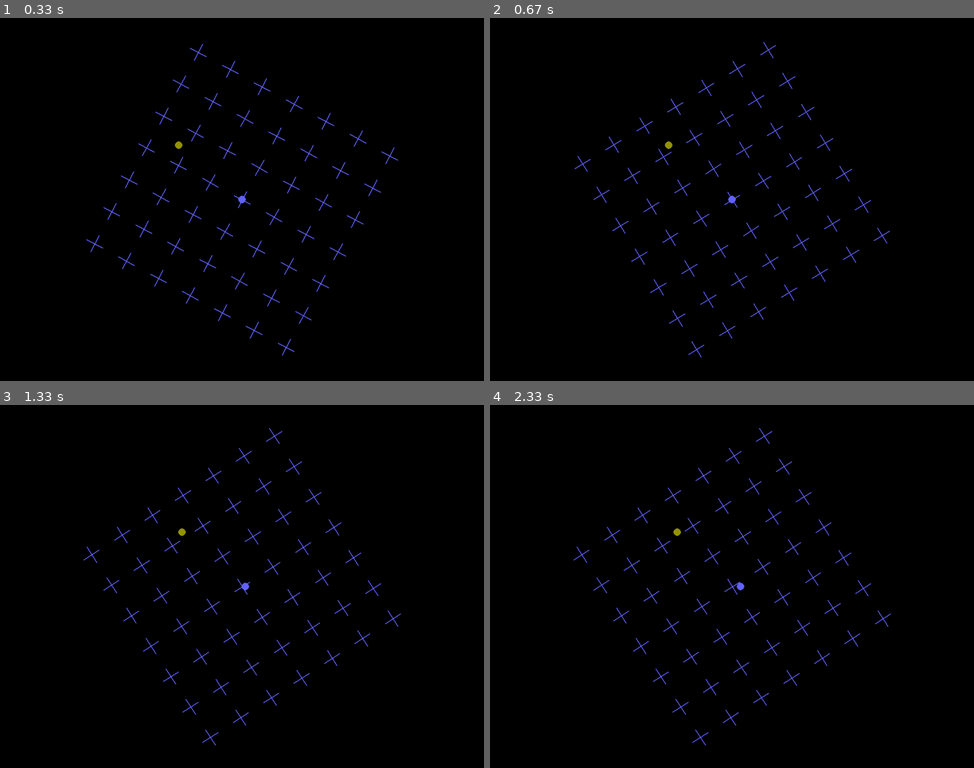
Above: before the commit, frames 1-4 (two rows, left to right).
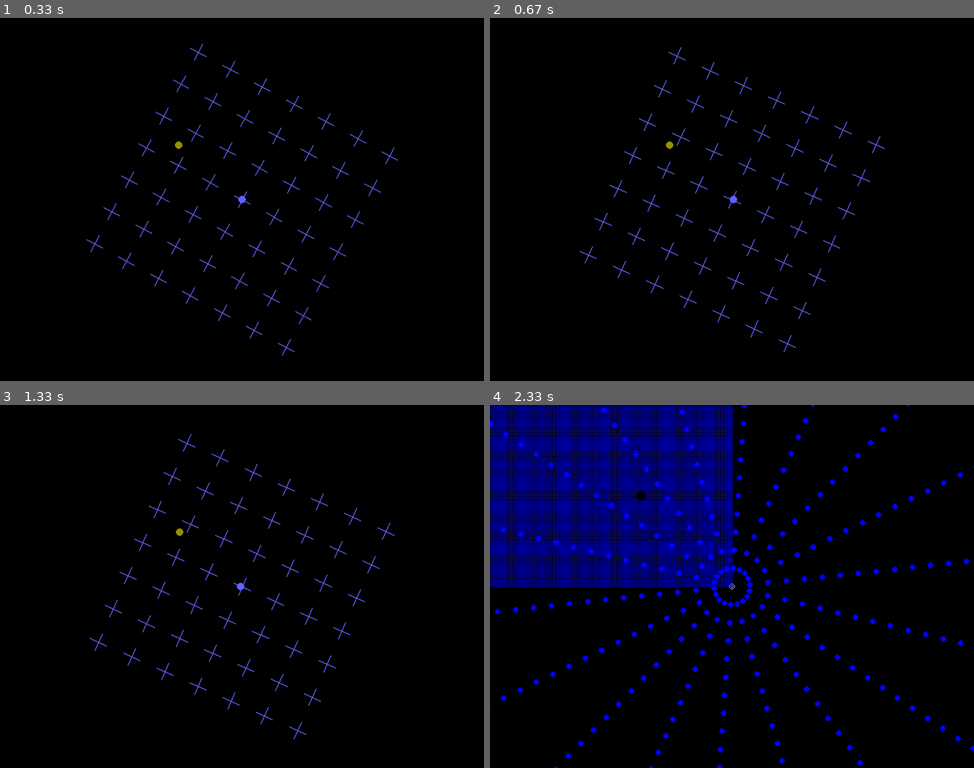
Above: after the commit, the same moments.

Repository: Franck-Dernoncourt/MIB
Game: pygame game, started from src/main.py
The game is run twice, just before and just after one commit, with the same random seed, the same clock (stepped at 60 frames per second) and the same inputs. The source is Python 2; it was converted automatically to run under Python 3.
Inputs (mouse positions are in pixels of both pictures, inside the frame that each line leads up to):
- Up to frame 1 (0.33 s): type "Ann (at the terminal prompt)" at 0 s
- Up to frame 2 (0.67 s): press the mouse at (736, 224) at 0.37 s; move the mouse to (673, 214) at 0.47 s; release the mouse at (615, 203) at 0.6 s
- Up to frame 3 (1.33 s): tap 1 at 0.67 s; press the mouse at (246, 611) at 1.03 s; move the mouse to (246, 535) at 1.13 s; release the mouse at (251, 463) at 1.27 s
- Up to frame 4 (2.33 s): press the mouse at (736, 611) at 1.37 s; move the mouse to (736, 619) at 1.47 s; release the mouse at (736, 622) at 1.6 s; press the mouse at (736, 611) at 1.7 s; move the mouse to (794, 626) at 1.8 s; release the mouse at (857, 644) at 1.93 s; press the mouse at (736, 611) at 2.03 s; move the mouse to (794, 582) at 2.13 s; release the mouse at (857, 553) at 2.27 s

Frame 1 is identical in both runs. In frame 2, 2.7% of the frame differs, in the area x 17-83%, y 6-94%; in frame 3, 2.7%; in frame 4, 23%, in the area x 0-100%, y 0-100%.

Commit message:
Improvement of keystrokes recording

Diff:
--- a/src/illusions/exp1.py
+++ b/src/illusions/exp1.py
@@ -64,13 +64,13 @@
         if event.type == QUIT or (event.type == KEYDOWN and event.key == K_ESCAPE):
             return True, frames, show
         elif event.type == MOUSEBUTTONDOWN:
-            return False, 0, False
+            return True, 0, False
         elif event.type == MOUSEBUTTONUP:
             return False, 0, True
         elif (event.type == KEYDOWN and event.key == K_1):
             # Write result file's headers
             experiment_env["result_file"].write(experiment_env["subject_name"] + experiment_env["separator"] + str(experiment_env["experiment_number"]) + experiment_env["separator"] + '1' + experiment_env["separator"] + str(timestamp) + '\n')
-            return True, frames, show
+            return False, frames, show
 
     return False, frames, show
 
--- a/src/illusions/exp2.py
+++ b/src/illusions/exp2.py
@@ -75,8 +75,13 @@
         done = False
         while not done:
             for event in pygame.event.get():
-                if event.type in (QUIT, KEYDOWN, MOUSEBUTTONDOWN):
+                if event.type in (QUIT, MOUSEBUTTONDOWN):
                     done = True
+                if (event.type == KEYDOWN and event.key == K_1):
+                    # Write result file's headers
+                    timestamp = pygame.time.get_ticks() - t0
+                    experiment_env["result_file"].write(experiment_env["subject_name"] + experiment_env["separator"] + str(experiment_env["experiment_number"]) + experiment_env["separator"] + '1' + experiment_env["separator"] + str(timestamp) + '\n')
+
 
             surf.fill(bg_color)
             t = (pygame.time.get_ticks() - t0)/1000.0
--- a/src/illusions/exp3.py
+++ b/src/illusions/exp3.py
@@ -71,8 +71,13 @@
         done = False
         while not done:
             for event in pygame.event.get():
-                if event.type in (QUIT, KEYDOWN, MOUSEBUTTONDOWN):
+                if event.type in (QUIT, MOUSEBUTTONDOWN):
                     done = True
+                if (event.type == KEYDOWN and event.key == K_1):
+                    # Write result file's headers
+                    timestamp = pygame.time.get_ticks() - t0
+                    experiment_env["result_file"].write(experiment_env["subject_name"] + experiment_env["separator"] + str(experiment_env["experiment_number"]) + experiment_env["separator"] + '1' + experiment_env["separator"] + str(timestamp) + '\n')
+
 
             surf.fill(bg_color)
             t = (pygame.time.get_ticks() - t0)/1000.0
--- a/src/illusions/exp4.py
+++ b/src/illusions/exp4.py
@@ -77,8 +77,13 @@
         done = False
         while not done:
             for event in pygame.event.get():
-                if event.type in (QUIT, KEYDOWN, MOUSEBUTTONDOWN):
+                if event.type in (QUIT, MOUSEBUTTONDOWN):
                     done = True
+                if (event.type == KEYDOWN and event.key == K_1):
+                    # Write result file's headers
+                    timestamp = pygame.time.get_ticks() - t0
+                    experiment_env["result_file"].write(experiment_env["subject_name"] + experiment_env["separator"] + str(experiment_env["experiment_number"]) + experiment_env["separator"] + '1' + experiment_env["separator"] + str(timestamp) + '\n')
+
 
             surf.fill(bg_color)
             t = (pygame.time.get_ticks() - t0)/2000.0
--- a/src/main.py
+++ b/src/main.py
@@ -61,11 +61,14 @@
     exp1.exp1(full_screen, experiment_env, surf, "fixed")
     exp1.exp1(full_screen, experiment_env, surf, "same_dir")
     exp1.exp1(full_screen, experiment_env, surf, "opp_dir")
+    experiment_env["experiment_number"] = 2
     exp2.exp2(full_screen, experiment_env, surf)
+    experiment_env["experiment_number"] = 3
     exp3.exp3(full_screen, experiment_env, surf, "object")
     exp3.exp3(full_screen, experiment_env, surf, "hole")
     exp3.exp3(full_screen, experiment_env, surf, "luminance_cycle")
     exp3.exp3(full_screen, experiment_env, surf, "luminance_control")
+    experiment_env["experiment_number"] = 4
     exp4.exp4(full_screen, experiment_env, surf, "luminance_distortion")
     exp4.exp4(full_screen, experiment_env, surf, "contraction_distortion")
     exp4.exp4(full_screen, experiment_env, surf, "expansion_distortion")
